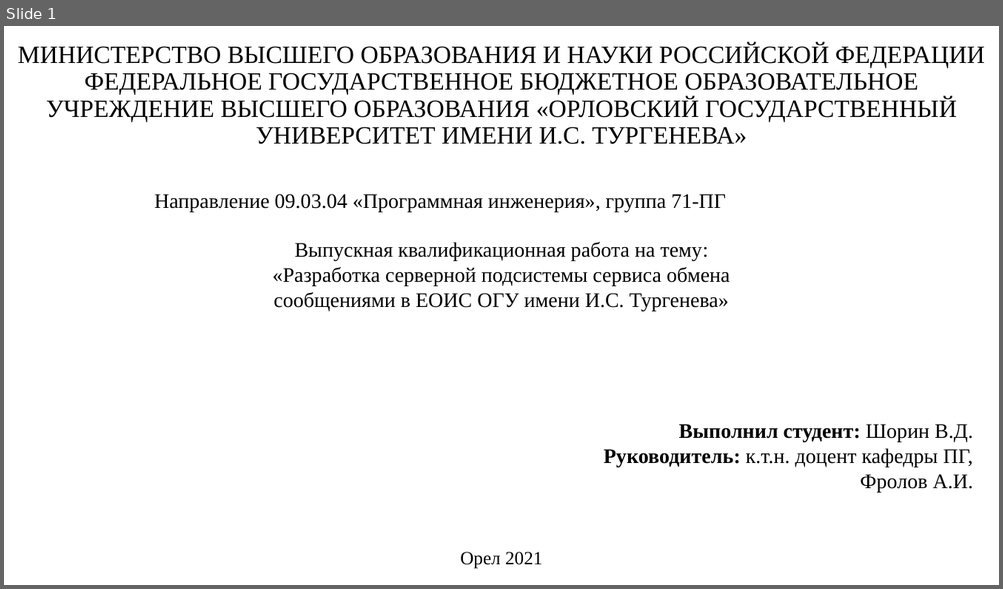
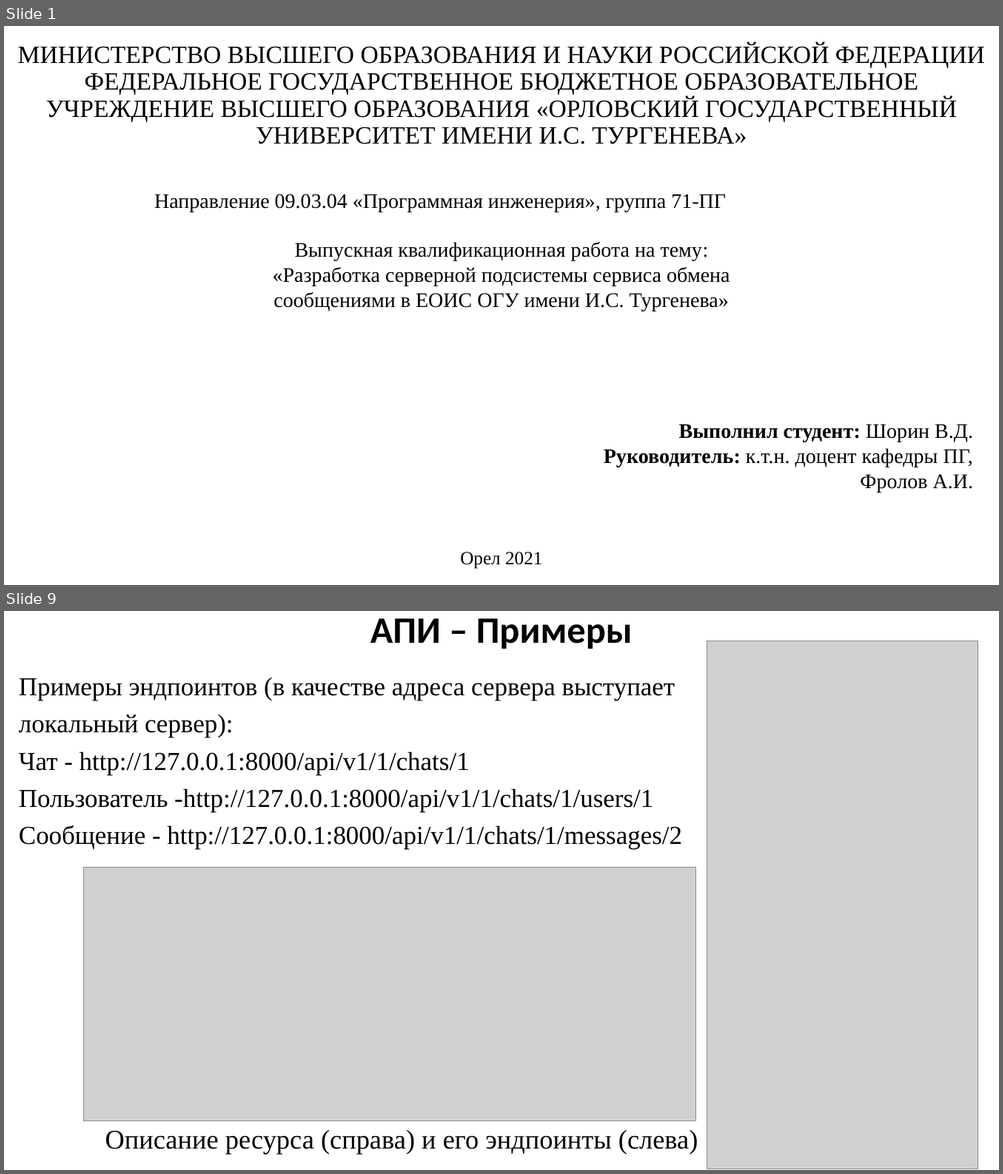
Before and after one commit to Kniger33/Institute, a slide deck: Diploma/Диплом/Преза/ВКР_Шорин.pptx. Shown one above the other, each under a label of ours: slide 1 before the commit, slides 1 and 9 after it; the slides between them are not shown. The pictures are 1003x589 and 1003x1174 pixels, drawn with LibreOffice and Linux fonts; fonts in the diff are those of the drawing; grey boxes stand for pictures. Boxes give left, top, right and bottom in pixels: in the first picture for what was removed or moved away, otherwise in the second. Text is boxed around its words. In the diff, an @@ line names an element or a change of style, - is before the commit and + after.

```diff
--- a/Diploma/Диплом/Преза/ВКР_Шорин.pptx
+++ b/Diploma/Диплом/Преза/ВКР_Шорин.pptx
@@ slide 9 added at (x1=4, y1=611, x2=999, y2=1170), background #FFFFFF @@
@@ title added at (x1=370, y1=618, x2=632, y2=649), 36 pt, text #000000, bold @@
+АПИ – Примеры
@@ picture added at (x1=707, y1=641, x2=978, y2=1170) @@
@@ text added at (x1=19, y1=678, x2=682, y2=850), 25 pt, text #000000 @@
+Примеры эндпоинтов (в качестве адреса сервера выступает локальный сервер):
+Чат - http://127.0.0.1:8000/api/v1/1/chats/1
+Пользователь -http://127.0.0.1:8000/api/v1/1/chats/1/users/1
+Сообщение - http://127.0.0.1:8000/api/v1/1/chats/1/messages/2
@@ picture added at (x1=83, y1=868, x2=696, y2=1122) @@
@@ text added at (x1=105, y1=1130, x2=698, y2=1154), 26 pt, text #000000 @@
+Описание ресурса (справа) и его эндпоинты (слева)
```
Also in this commit, not shown: 6 slides changed, 4 other slides added, 2 slides removed, 2 other files.
